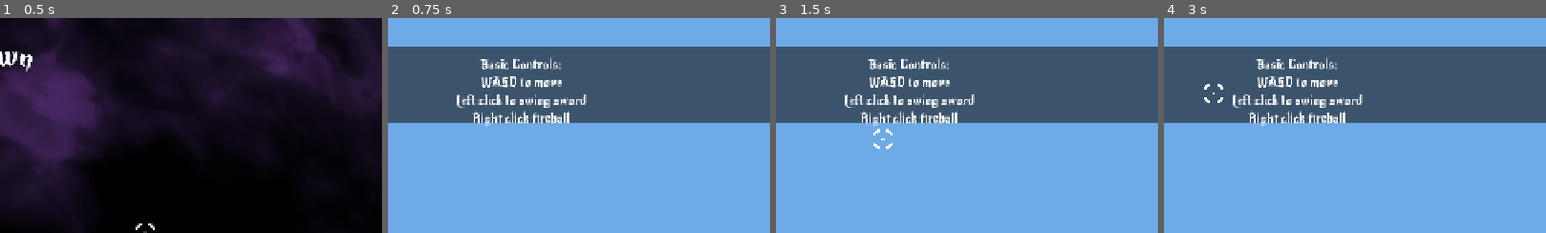
Above: before the commit, frames 1-4 (left to right).
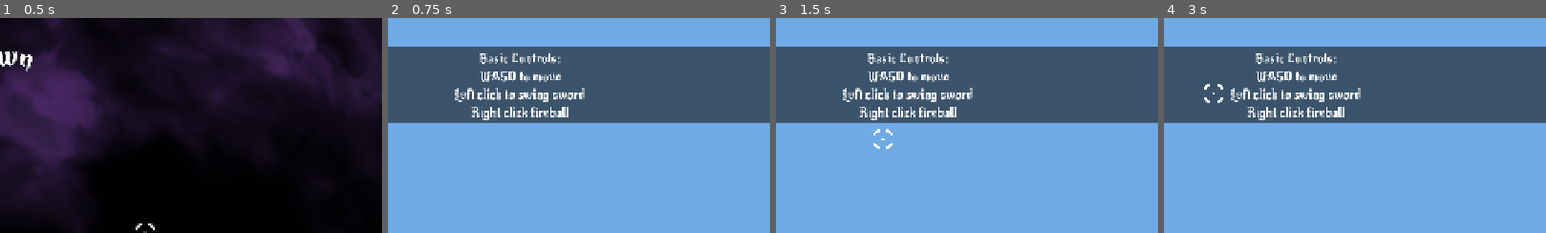
Above: after the commit, the same moments.

Repository: PACarniglia/count-hawk-down
Game: Godot game, scene res://scenes/MainMenu.tscn
Two runs of this game, one before a commit and one after it. Both use one fixed random seed, a clock stepped at 60 frames per second and the inputs below. Sound files missing from this copy of the repository are replaced by a short silence.
Inputs (mouse positions are % of the whole screen's width and height, from its top left):
- Up to frame 1 (0.5 s): no input
- Up to frame 2 (0.75 s): click "New Game" at 0.5 s
- Up to frame 3 (1.5 s): tap Enter at 1.25 s; move the mouse to (72, 45) at 1.27 s; hold D (move_right) from 1.28 s (still down); click (72, 45) at 1.35 s
- Up to frame 4 (3 s): tap W (move_jump) at 1.52, 2.27 s; tap Enter at 2, 2.75 s; move the mouse to (30, 55) at 2.02 s; right-click (30, 55) at 2.1 s; click (30, 55) at 2.17 s; move the mouse to (60, 28) at 2.77 s; release D (move_right) at 2.78 s; hold A (move_left) from 2.78 s (still down); click (60, 28) at 2.85 s
The pictures show only the part of the screen within x 31-81%, y 0-50%; the shares and areas given below are measured in that part.

Frame 1 is identical in both runs. In frame 2, 4.4% of the frame differs, in the area x 17-52%, y 16-51%; in frame 3, 4.4%; in frame 4, 4.4%.

Commit message:
fix: moving enemies around so they don't clip into walls, also adding more tutorial text

Diff:
--- a/scenes/Rooms/01_entry_room.tscn
+++ b/scenes/Rooms/01_entry_room.tscn
@@ -59,10 +59,10 @@
 
 [node name="TutorialControlsText" type="Label" parent="TutorialControlsBox" unique_id=60834560]
 layout_mode = 0
-offset_left = 20.0
-offset_top = 16.0
-offset_right = 940.0
-offset_bottom = 114.0
+offset_left = 17.73276
+offset_top = 6.1576586
+offset_right = 937.7328
+offset_bottom = 127.15766
 text = "Basic Controls:
 WASD to move
 Left click to swing sword
--- a/scenes/Rooms/04_basic_range_combat.tscn
+++ b/scenes/Rooms/04_basic_range_combat.tscn
@@ -10,7 +10,7 @@
 room_id = "ranged"
 
 [node name="Turret" parent="." unique_id=1249402457 instance=ExtResource("4_sb4u2")]
-position = Vector2(517, 354)
+position = Vector2(516, 345)
 state_id = "right_turret"
 
 [node name="Ground" parent="." unique_id=2074432549 instance=ExtResource("5_lh0ja")]
--- a/scenes/Rooms/05_reflect_lane.tscn
+++ b/scenes/Rooms/05_reflect_lane.tscn
@@ -57,7 +57,27 @@
 platform_color = Color(0.14902, 0.172549, 0.239216, 1)
 
 [node name="LeftTurret" parent="." unique_id=1983828602 instance=ExtResource("4_turret")]
-position = Vector2(532, 347)
+position = Vector2(534, 344)
 fire_interval = 1.5
 missile_launch_direction = Vector2(-1, 0)
 state_id = "reflect_lane_turret_01"
+
+[node name="TutorialRulesBox" type="Panel" parent="." unique_id=244185175]
+z_index = 20
+offset_left = -342.0
+offset_top = 21.0
+offset_right = 698.0
+offset_bottom = 181.0
+scale = Vector2(0.6551724, 0.8)
+mouse_filter = 2
+
+[node name="TutorialRulesText" type="Label" parent="TutorialRulesBox" unique_id=1674442871]
+layout_mode = 0
+offset_left = 12.21051
+offset_top = 11.2500305
+offset_right = 1012.2105
+offset_bottom = 139.25003
+text = "Your blade is a tool of justice - patience and timing will be rewarded in kind."
+horizontal_alignment = 1
+vertical_alignment = 1
+autowrap_mode = 2
Not shown: 1 places in scenes/Rooms/01_entry_room.tscn that only renumber resources
